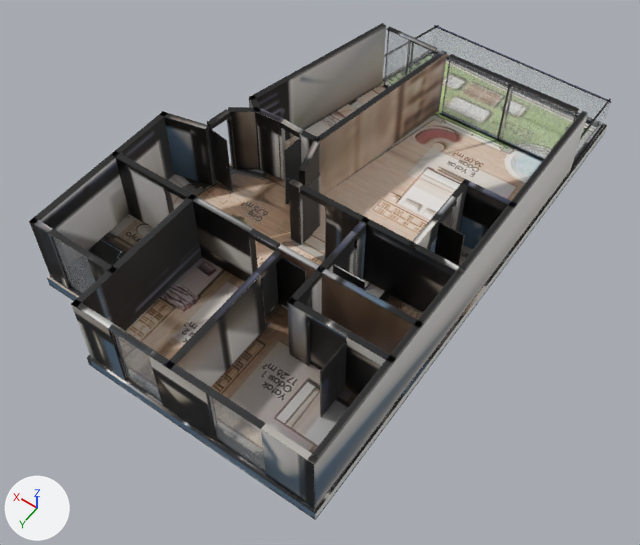
One commit to the glTF model akasya-3d/koru-27/model.glb: the scene before it, then after it.
One viewpoint serves both versions: a camera (50 mm lens) standing at (-9.67, 14.33, 19.03) and looking at (-0.75, 1.84, -0.58). Arrows for +X, +Y and +Z are at lower left; the lights stay in place. The first picture is the older version. Where no turn or scale is listed for an object, it has been applied to the vertices. Vertices at exactly the same position are counted once.
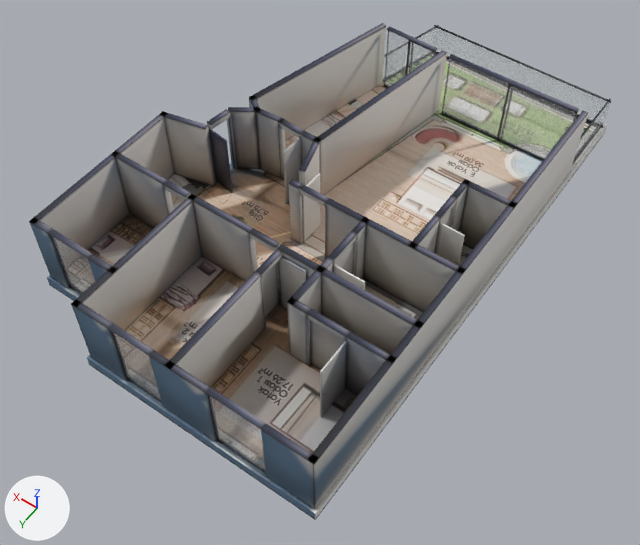
Where the change shows, as pixel boxes (x1, y1, x2, y2) in the pictures (640 x 545 px):
'Mesh_0', surface changed: (29, 23, 610, 517) in both
part 1 of me_mesh_0, reshaped: before (47, 58, 604, 520); after (412, 319, 459, 381)
part 2 of me_mesh_0, surface changed (lighter): (29, 25, 609, 509) in both

Patch to the scene script:
```diff
--- a/akasya-3d/koru-27/model.glb.py
+++ b/akasya-3d/koru-27/model.glb.py
@@ mat_baked @@
 n3 = _N.new('ShaderNodeMapping'); n3.name = 'Mapping'
-n3.inputs[1].default_value = (0.00118, -14.95, 0.0)  # 'Location'
+n3.inputs[1].default_value = (0.00123, -14.95, 0.0)  # 'Location'
 n3.inputs[3].default_value = (15.97, 15.95, 1.0)  # 'Scale'
@@ me_mesh_0 @@
 # used by ob_mesh_0; location = (-4.93, 7.86, -0.36)
-me_mesh_0.from_pydata(...)  # 3231 vertices, 6034 faces; spans x 0.0..9.9, y -15.8..0.0, z 0.0..2.6
+me_mesh_0.from_pydata(...)  # 2506 vertices, 4584 faces; spans x 0.0..9.9, y -15.8..0.0, z 0.0..2.6
+# me_mesh_0 part 1: 6 vertices moved within x 0.1..7.7, y -13.1..-4.4, z 0.3..0.4; 725 vertices removed from x 0.0..9.9, y -13.3..0.0, z 0.0..0.4
+# me_mesh_0 part 2: 2080 kept faces spanning x 0.0..9.9, y -15.8..0.0, z 0.0..2.6 get new texture (UV) coordinates
 me_mesh_0.materials.append(mat_baked)
```
